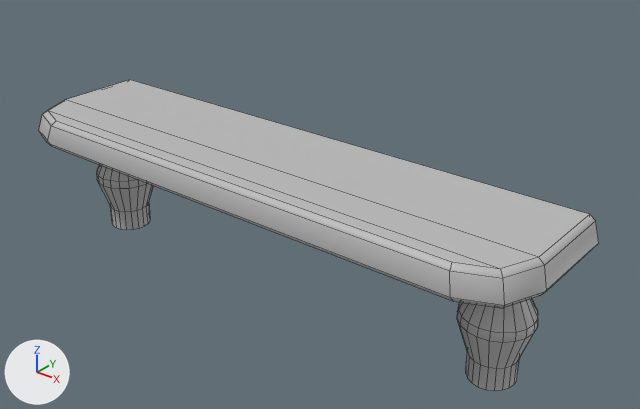
Renders of the FBX model Assets/Resources/Models/Room_Decoration/ST_Table_EndLegs_01.fbx from each side of a commit.
Rendered twice from a camera (50 mm lens) standing at (1.8, -3.87, 1.64) and looking at (0.14, -1.8, 0.36). Arrows for +X, +Y and +Z are at lower left; the lights stay in place. Mesh edges are drawn as thin lines. Where no turn or scale is listed for an object, it has been applied to the vertices.

The first picture shows 'ST_Table_end_low'.
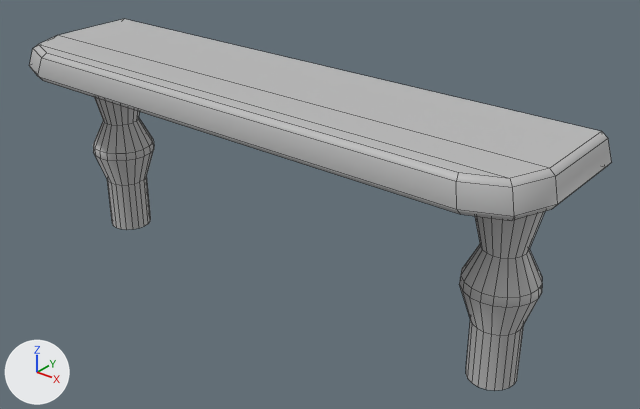
Boxes (x1, y1, x2, y2) around the edits, measured in the pictures (640 x 409 px; the box of a moved part takes in the faces that stretch with it):
'ST_Table_end_low', reshaped (20% taller): before (39, 80, 599, 390); after (29, 19, 611, 390)
part 1 of me_mesh, moved or reshaped: before (39, 80, 599, 308); after (29, 19, 611, 220)
part 2 of me_mesh, moved or reshaped: before (457, 299, 538, 390); after (459, 244, 542, 390)
part 3 of me_mesh, moved or reshaped (not visible before): after (475, 211, 545, 258)
part 4 of me_mesh, moved or reshaped: before (96, 165, 153, 230); after (93, 118, 154, 230)
part 5 of me_mesh, moved or reshaped (not visible before): after (94, 97, 139, 125)

The change, as a list of edits to the scene's bpy script:
```text
Change me_mesh:
    where me_mesh.from_pydata(...)  # 272 vertices, 230 faces; spans x -1.02..1.02, y -0.25..0.26, z 0.0..0.52
    used by ob_st_table_end_low; location = (0.0, -1.897, 0.0)
    me_mesh part 1: the loose piece of 32 vertices spanning x -1.02..1.02, y -0.25..0.26, z 0.42..0.52 is moved by (0.0, 0.0, 0.25)
    me_mesh part 2: all 80 vertices in x 0.71..0.94, y -0.05..0.19, z 0.08..0.33 are moved by (0.0, 0.0, 0.12)
    me_mesh part 3: all 20 vertices in x 0.7..0.95, y -0.05..0.19, z 0.42 are moved by (0.0, 0.0, 0.25)
    me_mesh part 4: all 80 vertices in x -0.94..-0.71, y -0.05..0.19, z 0.08..0.33 are moved by (0.0, 0.0, 0.12)
    me_mesh part 5: all 20 vertices in x -0.95..-0.7, y -0.05..0.19, z 0.42 are moved by (0.0, 0.0, 0.25)
```
